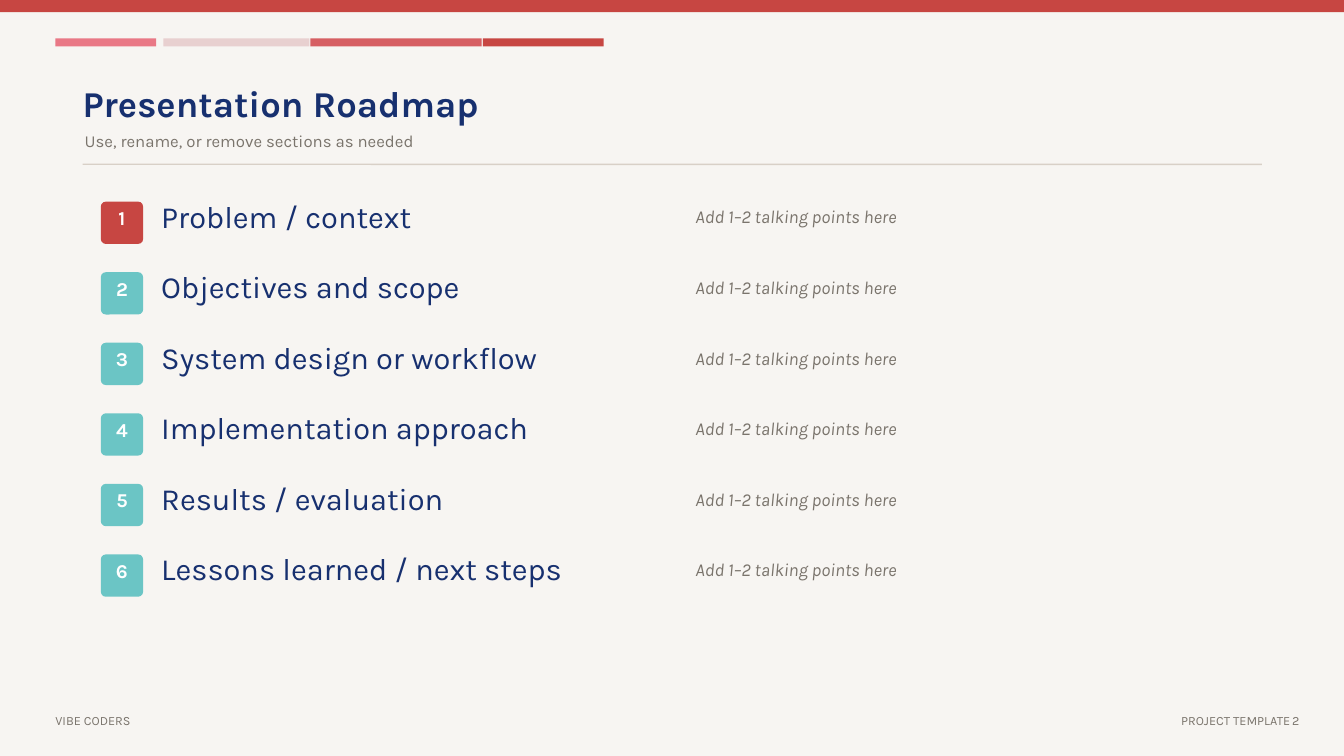
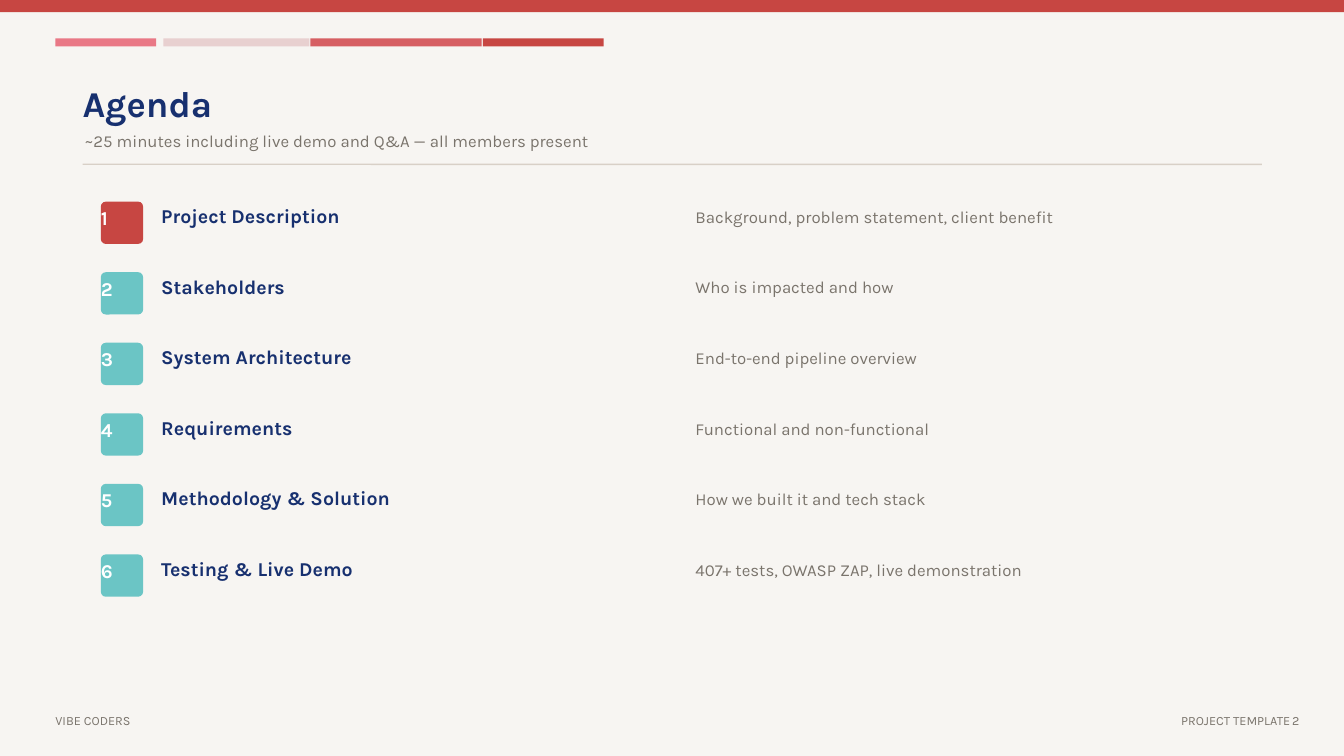
Before and after one commit to JasonSonith/Fivos_Senior_Project, a slide deck: slide 2 of Final_Presentation.pptx. Drawn at 1344x756 pixels with LibreOffice and Linux fonts; fonts in the diff are those of the drawing. Boxes give left, top, right and bottom in pixels: in the first picture for what was removed or moved away, otherwise in the second. Text is boxed around its words. In the diff, an @@ line names an element or a change of style, - is before the commit and + after.

Commit message:
"Generated draft powerpoint and added filtering functionality

```diff
--- a/Final_Presentation.pptx
+++ b/Final_Presentation.pptx
@@ text at (x1=83, y1=92, x2=213, y2=126): text changed @@
-Presentation Roadmap
+Agenda
@@ text at (x1=85, y1=135, x2=588, y2=151): text changed @@
-Use, rename, or remove sections as needed
+~25 minutes including live demo and Q&A — all members present
@@ text at (x1=161, y1=209, x2=339, y2=228): text changed; size 22 to 14 pt; bold on @@
-Problem / context
+Project Description
@@ text at (x1=695, y1=211, x2=1053, y2=227): text changed; size 13 to 12 pt; italic off @@
-Add 1–2 talking points here
+Background, problem statement, client benefit
@@ text at (x1=161, y1=280, x2=285, y2=295): text changed; size 22 to 14 pt; bold on @@
-Objectives and scope
+Stakeholders
@@ text at (x1=695, y1=281, x2=893, y2=297): text changed; size 13 to 12 pt; italic off @@
-Add 1–2 talking points here
+Who is impacted and how
@@ text at (x1=161, y1=350, x2=352, y2=369): text changed; size 22 to 14 pt; bold on @@
-System design or workflow
+System Architecture
@@ text at (x1=695, y1=352, x2=916, y2=368): text changed; size 13 to 12 pt; italic off @@
-Add 1–2 talking points here
+End-to-end pipeline overview
@@ text at (x1=161, y1=421, x2=292, y2=440): text changed; size 22 to 14 pt; bold on @@
-Implementation approach
+Requirements
@@ text at (x1=695, y1=423, x2=929, y2=435): text changed; size 13 to 12 pt; italic off @@
-Add 1–2 talking points here
+Functional and non-functional
@@ text at (x1=161, y1=491, x2=389, y2=510): text changed; size 22 to 14 pt; bold on @@
-Results / evaluation
+Methodology & Solution
@@ text at (x1=695, y1=493, x2=925, y2=505): text changed; size 13 to 12 pt; italic off @@
-Add 1–2 talking points here
+How we built it and tech stack
@@ alignment centre to left in 6 elements at (x1=101, y1=212, x2=108, y2=225), (x1=101, y1=283, x2=113, y2=296), (x1=101, y1=353, x2=113, y2=366), (x1=101, y1=424, x2=113, y2=437), (x1=101, y1=494, x2=112, y2=507), (x1=101, y1=565, x2=113, y2=578) @@
@@ text at (x1=161, y1=562, x2=353, y2=581): text changed; size 22 to 14 pt; bold on @@
-Lessons learned / next steps
+Testing & Live Demo
@@ text at (x1=695, y1=564, x2=1022, y2=578): text changed; size 13 to 12 pt; italic off @@
-Add 1–2 talking points here
+407+ tests, OWASP ZAP, live demonstration
```
Also in this commit, not shown: 6 other slides changed, 4 slides added, 2 slides removed, 3 other files.
